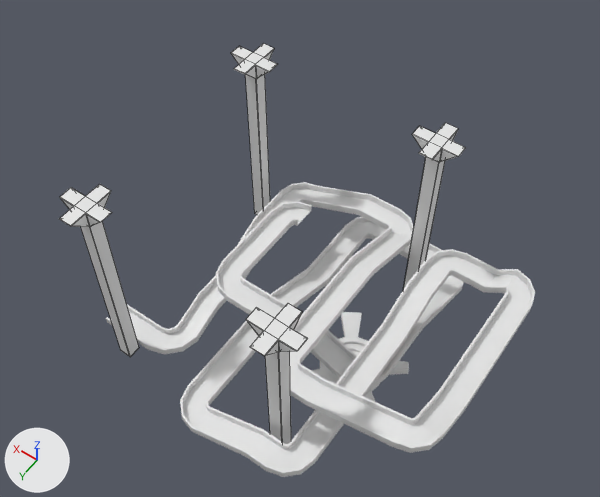
The FBX model Assets/Mall Items/Mall Layout1.fbx: old version first, new version second.
The view is the same before and after, from a 50 mm lens placed at (-547.0, 403.0, 789.0), pointed at (-251.0, -12.0, 138.0). The lights are fixed; the arrows at lower left show +X, +Y and +Z. Mesh edges are drawn as thin lines on the coarser meshes.
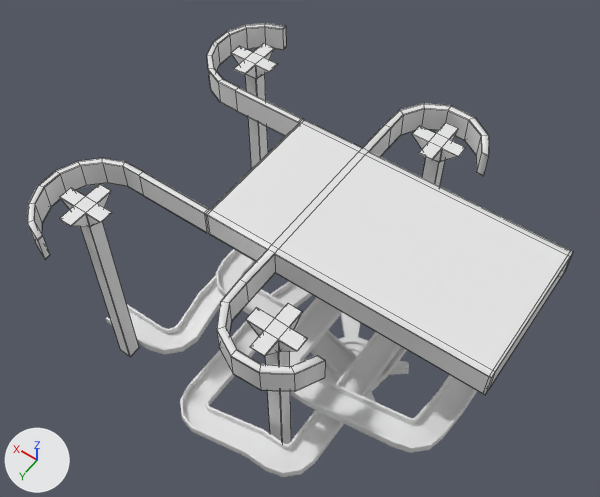
Where the change shows, as pixel boxes (x1, y1, x2, y2) in the pictures (600 x 497 px):
'Cube', added: after (27, 23, 573, 395)

The change, as a diff of the scene's bpy script:
```diff
--- a/Assets/Mall Items/Mall Layout1.fbx.py
+++ b/Assets/Mall Items/Mall Layout1.fbx.py
@@ me_cube @@
+me_cube.from_pydata(...)  # 386 vertices, 384 faces; spans x -137.0..279.0, y -176.0..176.0, z -27.0..1.0
@@ ob_cube @@
+ob_cube = bpy.data.objects.new('Cube', me_cube)
+ob_cube.location = (-348.6, 0.0, 243.5)
```
